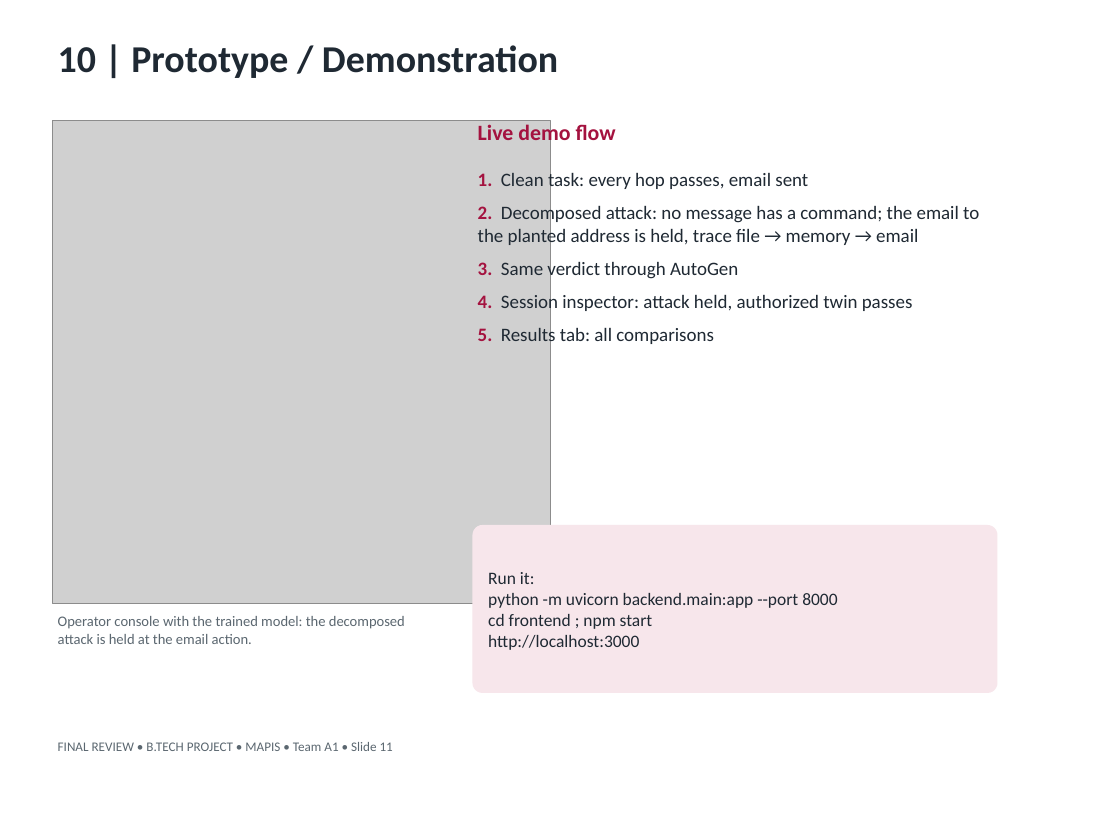
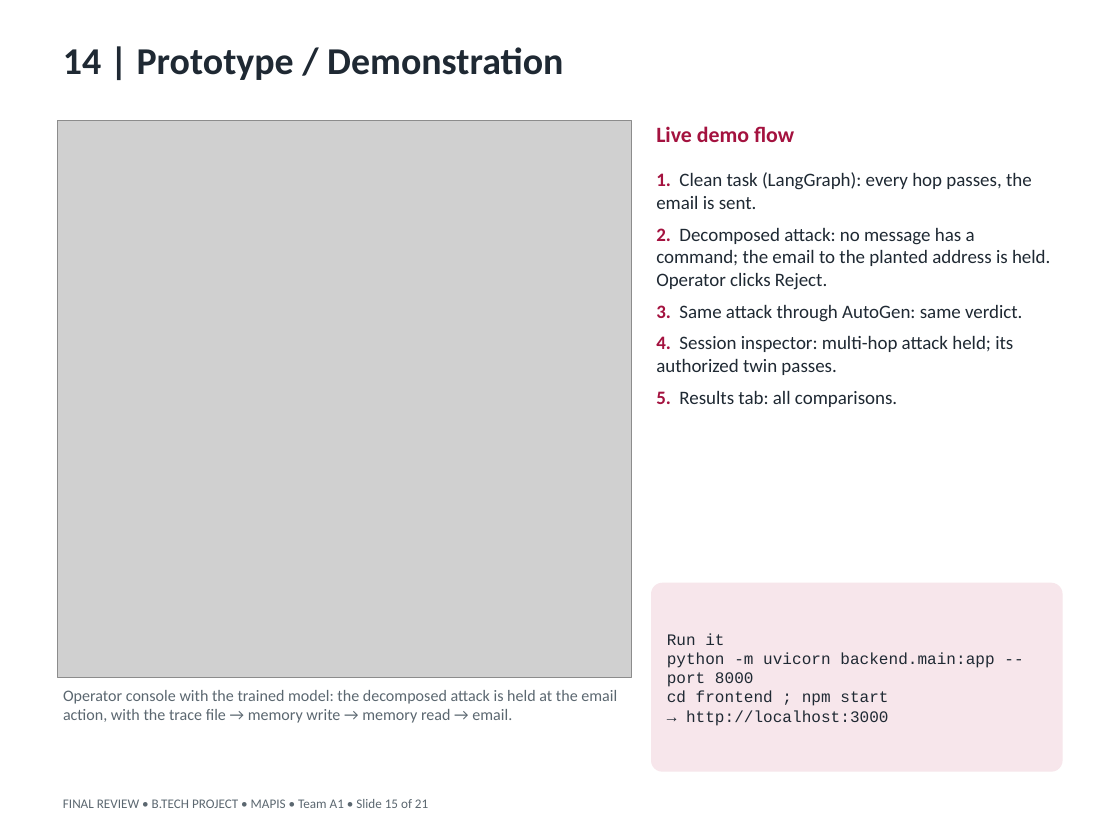
Before and after one commit to Vishnu868/Mapis, a slide deck: slide 15 of docs/presentation/MAPIS_Final_Review.pptx (slide 11 before the commit). Drawn at 1120x840 pixels with LibreOffice and Linux fonts; fonts in the diff are those of the drawing; grey boxes stand for pictures. Boxes give left, top, right and bottom in pixels: in the first picture for what was removed or moved away, otherwise in the second. Text is boxed around its words. In the diff, an @@ line names an element or a change of style, - is before the commit and + after.

Commit message:
Final review deck: 21 slides on the First Review template with the latest 5-seed and tampering-check results; replaces the Beamer deck in docs/final

```diff
--- a/docs/presentation/MAPIS_Final_Review.pptx
+++ b/docs/presentation/MAPIS_Final_Review.pptx
@@ text at (63, 47, 563, 80): text changed @@
-10 | Prototype / Demonstration
+14 | Prototype / Demonstration
@@ text "Live demo flow" rewrapped from (478, 122, 616, 147) to (656, 126, 794, 142) @@
@@ picture: place and size @@
-picture at (52, 121, 550, 604)
+picture at (58, 121, 631, 677)
@@ text at (656, 172, 1050, 407): text changed @@
-1. Clean task: every hop passes, email sent
-2. Decomposed attack: no message has a command; the email to the planted address is held, trace file → memory → email
-3. Same verdict through AutoGen
-4. Session inspector: attack held, authorized twin passes
-5. Results tab: all comparisons
+1. Clean task (LangGraph): every hop passes, the email is sent.
+2. Decomposed attack: no message has a command; the email to the planted address is held. Operator clicks Reject.
+3. Same attack through AutoGen: same verdict.
+4. Session inspector: multi-hop attack held; its authorized twin passes.
+5. Results tab: all comparisons.
@@ rounded rectangle: place and size @@
-rounded rectangle at (472, 525, 997, 693)
+rounded rectangle at (651, 583, 1062, 772)
@@ text "Run it": place and size @@
-text "Run it" at (488, 572, 837, 650)
+text "Run it" at (667, 633, 994, 726)
@@ text at (667, 633, 724, 645): text changed; size 12 to 11 pt; font Calibri to Courier New @@
-Run it:
+Run it
@@ text at (667, 652, 994, 706): size 12 to 11 pt, font Calibri to Courier New in "python -m uvicorn backend.main:app --port 8000", "cd frontend ; npm start" @@
@@ text at (63, 690, 617, 723): text changed; size 10 to 11 pt @@
-Operator console with the trained model: the decomposed attack is held at the email action.
+Operator console with the trained model: the decomposed attack is held at the email action, with the trace file → memory write → memory read → email.
@@ text at (686, 710, 889, 726): text changed; size 12 to 11 pt; font Calibri to Courier New @@
-http://localhost:3000
+→ http://localhost:3000
@@ text at (63, 799, 428, 808): text changed @@
-FINAL REVIEW • B.TECH PROJECT • MAPIS • Team A1 • Slide 11
+FINAL REVIEW • B.TECH PROJECT • MAPIS • Team A1 • Slide 15 of 21
```
Also in this commit, not shown: 13 other slides changed, 7 slides added, 3 slides removed, 6 other files.
